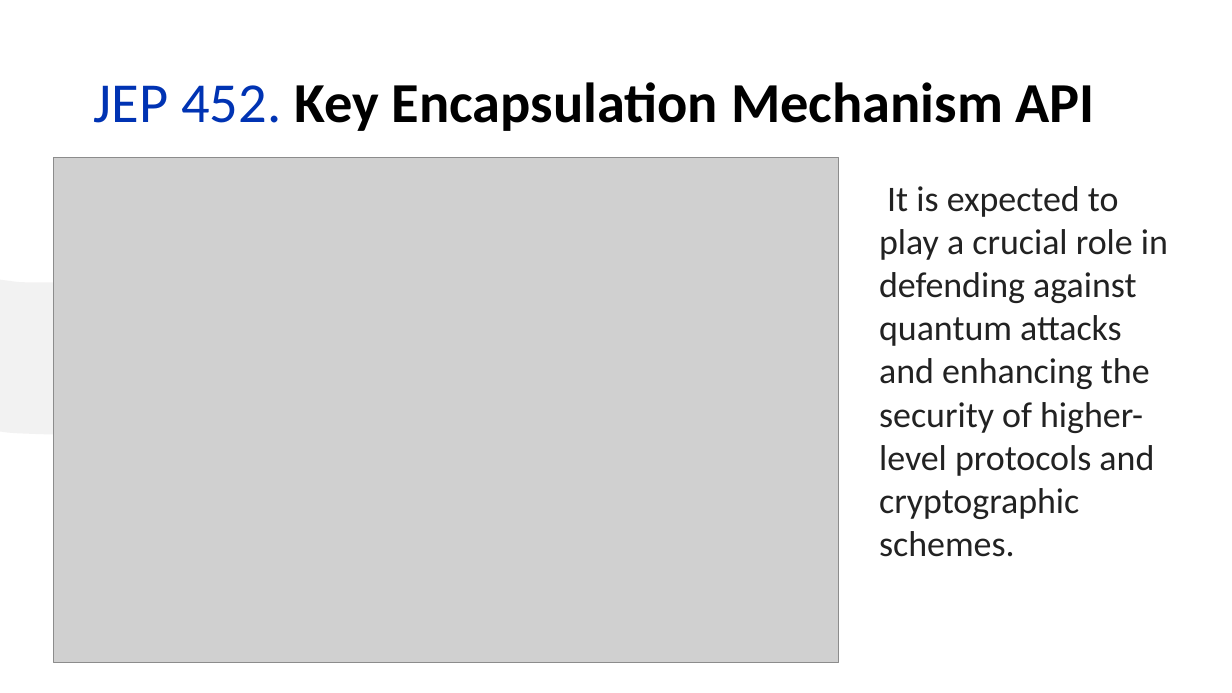
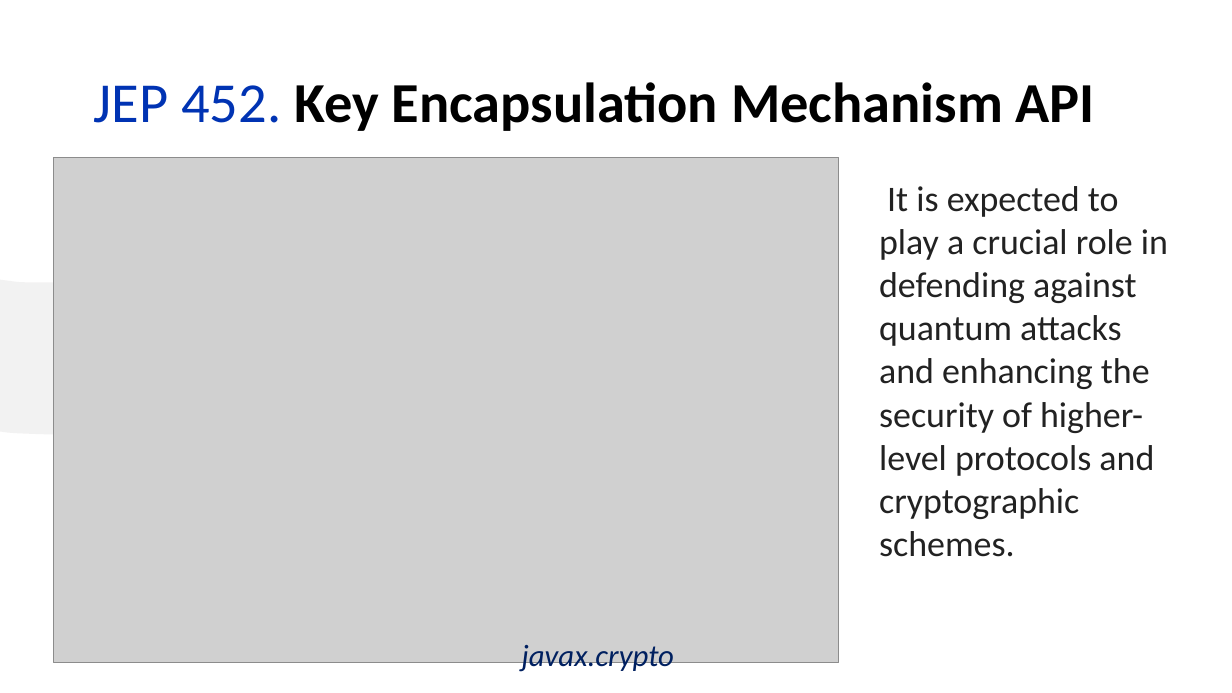
Before and after one commit to iuliana/jdk21-parent-project, a slide deck: slide 15 of Java21-Presentation.pptx. Drawn at 1232x693 pixels with LibreOffice and Linux fonts; fonts in the diff are those of the drawing; grey boxes stand for pictures. Boxes give left, top, right and bottom in pixels: in the first picture for what was removed or moved away, otherwise in the second. Text is boxed around its words. In the diff, an @@ line names an element or a change of style, - is before the commit and + after.

```diff
--- a/Java21-Presentation.pptx
+++ b/Java21-Presentation.pptx
@@ text added at [522, 645, 675, 674], 24 pt, text #002060, italic @@
+javax.crypto
```
Also in this commit, not shown: 3 other slides changed, 3 other files.
